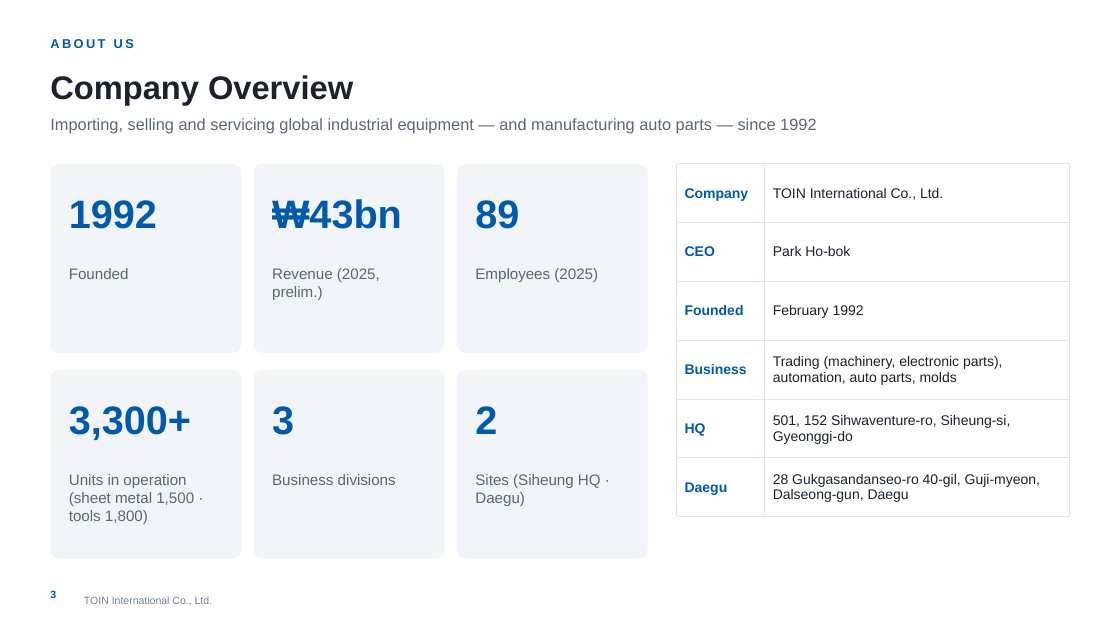
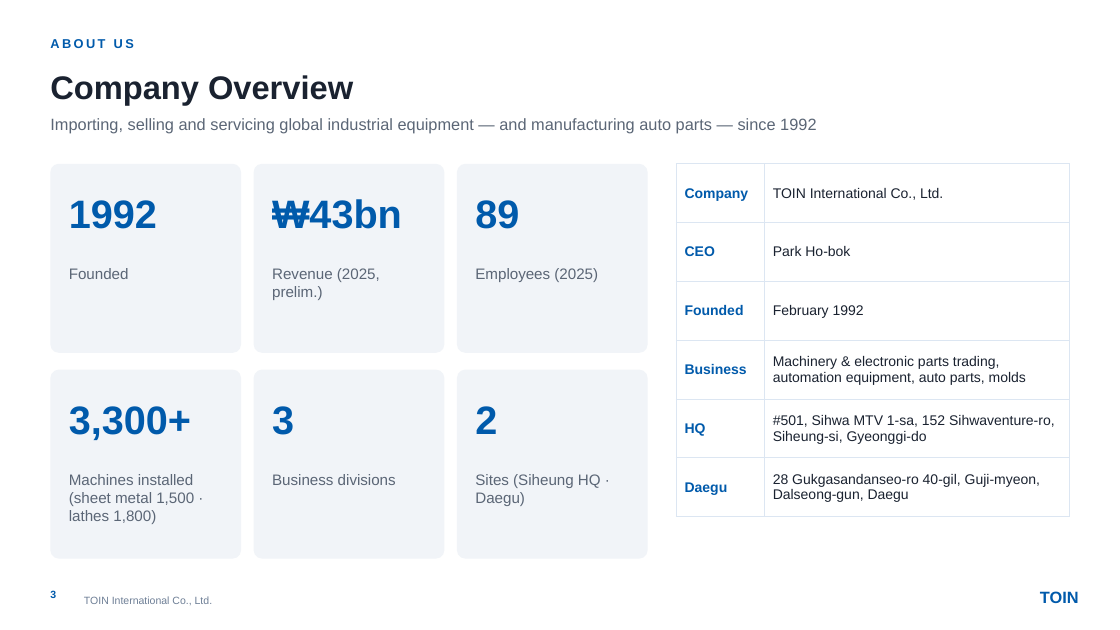
Before and after one commit to zeaus81/search, a slide deck: slide 3 of company_profile_2027/TOIN_Company_Profile_2027_EN.pptx. Drawn at 1120x630 pixels with LibreOffice and Linux fonts; fonts in the diff are those of the drawing; background and template pictures are left out. Boxes give left, top, right and bottom in pixels: in the first picture for what was removed or moved away, otherwise in the second. Text is boxed around its words. In the diff, an @@ line names an element or a change of style, - is before the commit and + after.

```diff
--- a/company_profile_2027/TOIN_Company_Profile_2027_EN.pptx
+++ b/company_profile_2027/TOIN_Company_Profile_2027_EN.pptx
@@ table at (x1=676, y1=164, x2=1070, y2=506) @@
-row 4, column 2: Trading (machinery, electronic parts), automation, auto parts, molds
+row 4, column 2: Machinery & electronic parts trading, automation equipment, auto parts, molds
-row 5, column 2: 501, 152 Sihwaventure-ro, Siheung-si, Gyeonggi-do
+row 5, column 2: #501, Sihwa MTV 1-sa, 152 Sihwaventure-ro, Siheung-si, Gyeonggi-do
@@ text at (x1=69, y1=474, x2=194, y2=524): text changed @@
-Units in operation (sheet metal 1,500 · tools 1,800)
+Machines installed (sheet metal 1,500 · lathes 1,800)
@@ text added at (x1=1040, y1=591, x2=1079, y2=603), 14 pt, text #005AAB, bold @@
+TOIN
```
Also in this commit, not shown: 19 other slides changed, 1 other file.
